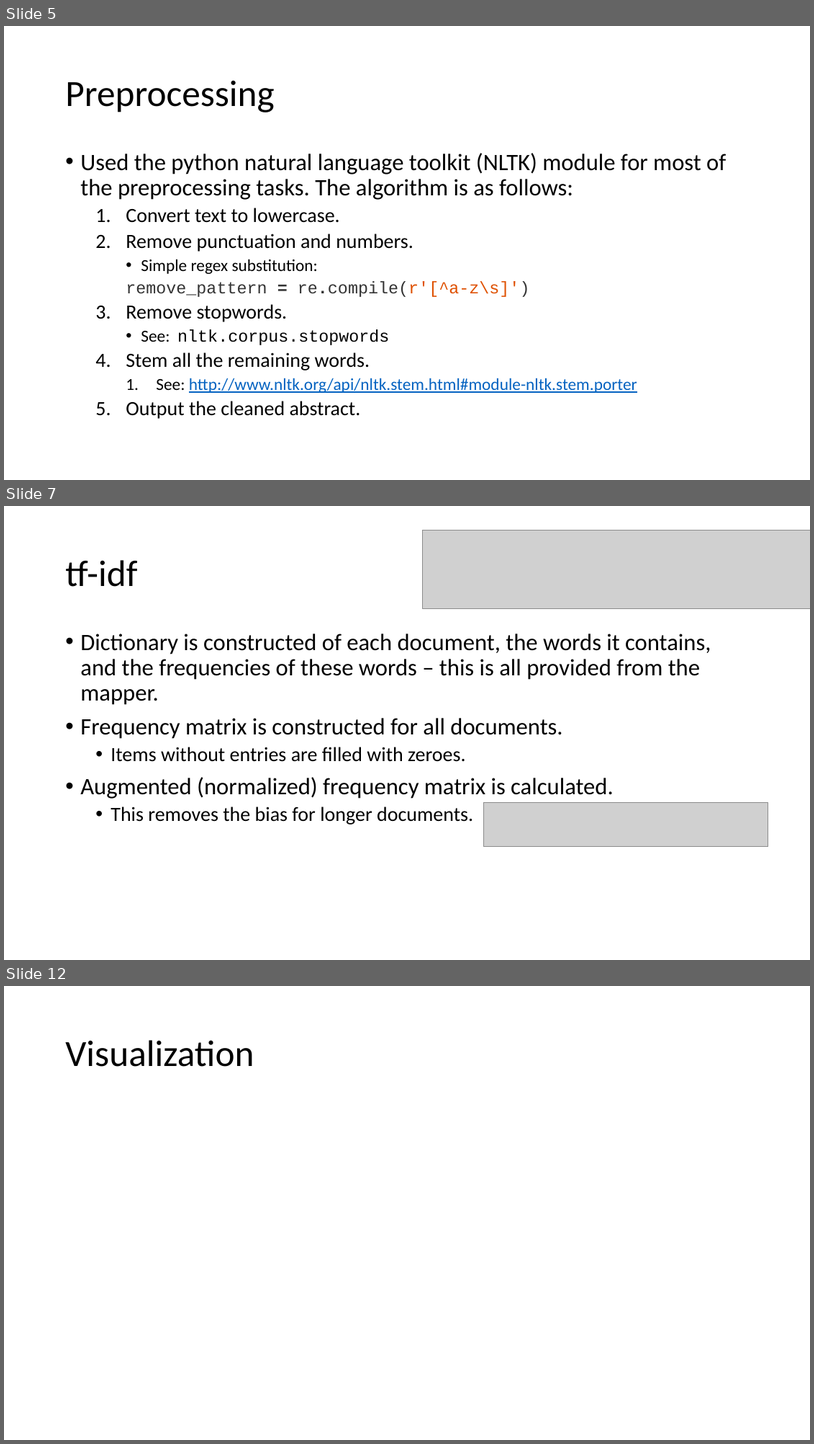
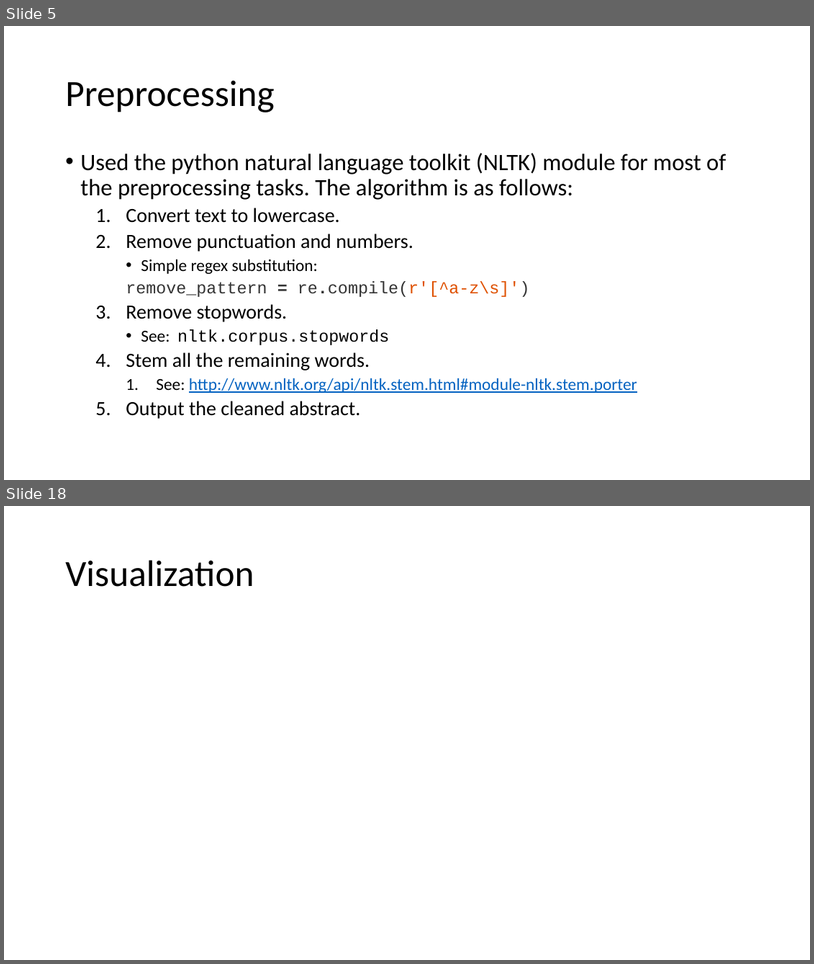
Before and after one commit to lnunno/big-data-nyt-tf-idf, a slide deck: docs/presentation.pptx. Shown one above the other, each under a label of ours: slides 5, 7 and 12 before the commit, slides 5 and 18 after it; the slides between them are not shown. The pictures are 814x1444 and 814x964 pixels, drawn with LibreOffice and Linux fonts; fonts in the diff are those of the drawing; grey boxes stand for pictures. Boxes give left, top, right and bottom in pixels: in the first picture for what was removed or moved away, otherwise in the second. Text is boxed around its words. In the diff, an @@ line names an element or a change of style, - is before the commit and + after.

```diff
--- a/docs/presentation.pptx
+++ b/docs/presentation.pptx
@@ slide 7 removed at (4, 506, 810, 960), background #FFFFFF @@
@@ picture removed at (423, 530, 810, 609) @@
@@ title removed at (65, 560, 137, 587) @@
-tf-idf
@@ text removed at (80, 633, 711, 824) @@
-• Dictionary is constructed of each document, the words it contains, and the frequencies of these words – this is all provided from the mapper.
-• Frequency matrix is constructed for all documents.
-  • Items without entries are filled with zeroes.
-• Augmented (normalized) frequency matrix is calculated.
-  • This removes the bias for longer documents.
@@ picture removed at (484, 803, 769, 847) @@
@@ what was slide 12 is now slide 18 @@
```
Also in this commit, not shown: 4 slides changed, 8 slides added, 1 other slide removed.
